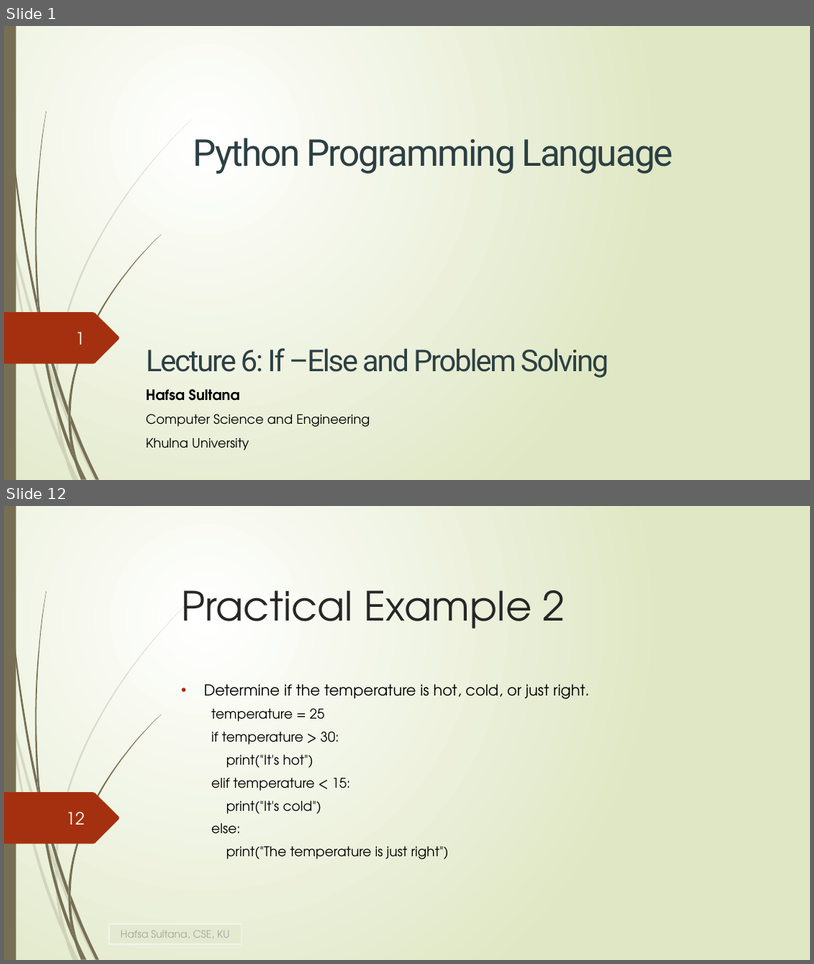
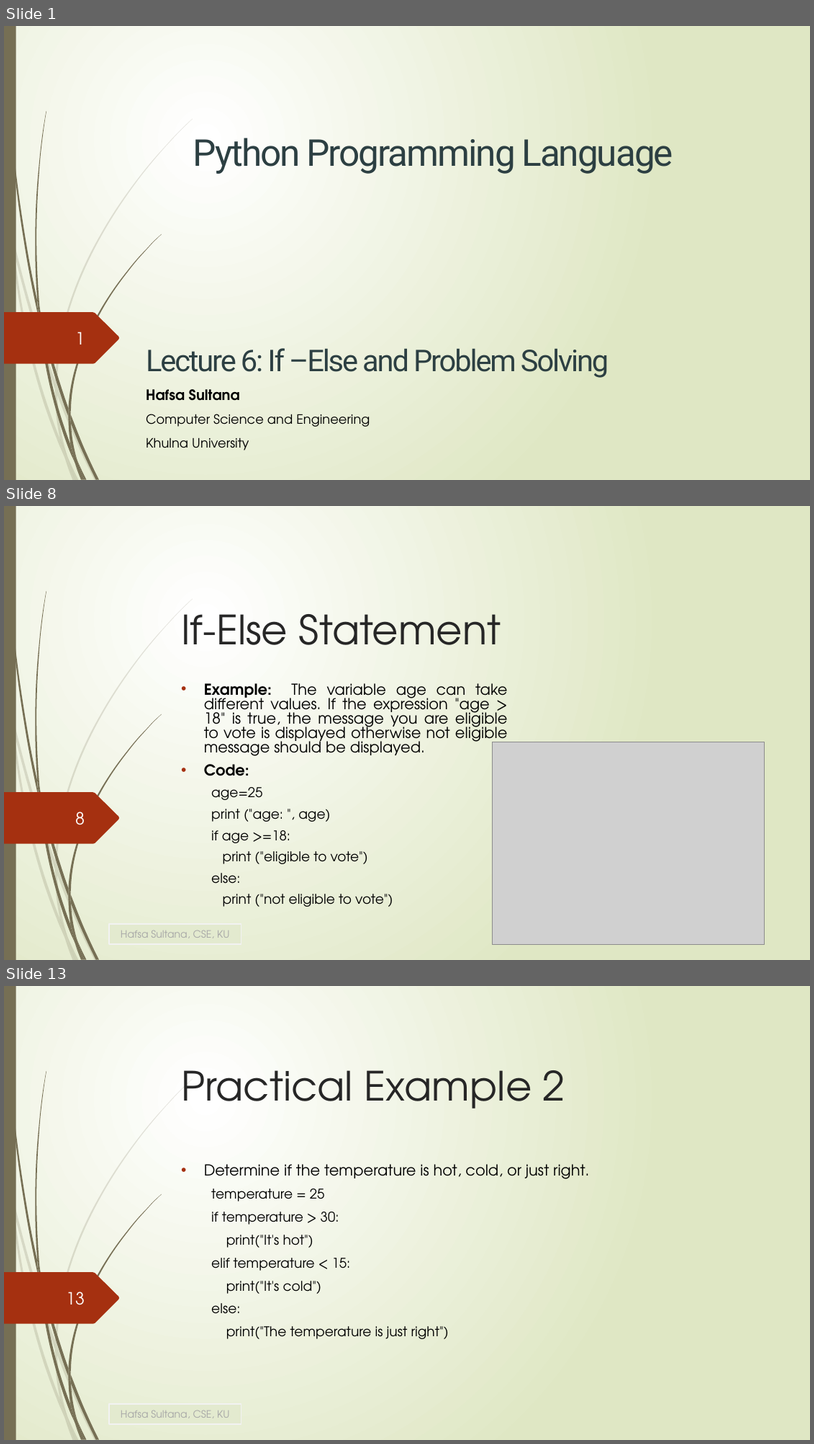
Before and after one commit to HafsaSultana/Python-Programming-Course-of-Bangladesh-Computer-Council, a slide deck: Lecture/Lecture6_If_Else.pptx. Shown one above the other, each under a label of ours: slides 1 and 12 before the commit, slides 1, 8 and 13 after it; the slides between them are not shown. The pictures are 814x964 and 814x1444 pixels, drawn with LibreOffice and Linux fonts; fonts in the diff are those of the drawing; grey boxes stand for pictures. Boxes give left, top, right and bottom in pixels: in the first picture for what was removed or moved away, otherwise in the second. Text is boxed around its words. In the diff, an @@ line names an element or a change of style, - is before the commit and + after.

```diff
--- a/Lecture/Lecture6_If_Else.pptx
+++ b/Lecture/Lecture6_If_Else.pptx
@@ slide 8 added at (4, 506, 810, 960), background gradient #FFFFFF to #DFE8C4; not listed: 24 template elements that a slide beside it also shows @@
@@ title added at (181, 614, 502, 645), 48 pt, text #262626 @@
+If-Else Statement
@@ subtitle added at (204, 683, 508, 906), 18 pt, text #000000 @@
+• Example: The variable age can take different values. If the expression "age > 18" is true, the message you are eligible to vote is displayed otherwise not eligible message should be displayed.
+• Code:
+  age=25
+  print ("age: ", age)
+  if age >=18:
+  print ("eligible to vote")
+  else:
+  print ("not eligible to vote")
@@ picture added at (493, 742, 765, 944) @@
@@ page number added at (75, 811, 85, 825), 20 pt, text #FEFFFF @@
+8
@@ rectangle added at (109, 924, 241, 944), fill #E3EACF, outline #F2F2F2 1.25 pt, 12 pt, text #A6A6A6 @@
+Hafsa Sultana, CSE, KU
@@ what was slide 12 is now slide 13 @@
@@ page number at (66, 1291, 85, 1305): text changed @@
-12
+13
```
Also in this commit, not shown: 13 slides changed, 3 other slides added, 2 slides removed, 10 other files.
